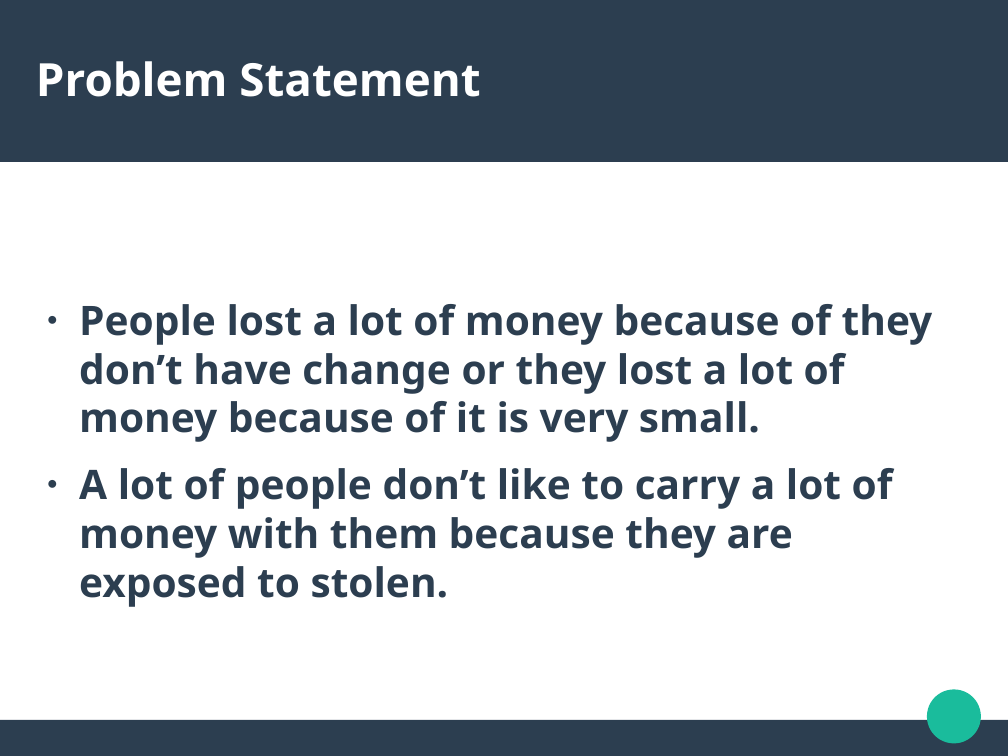
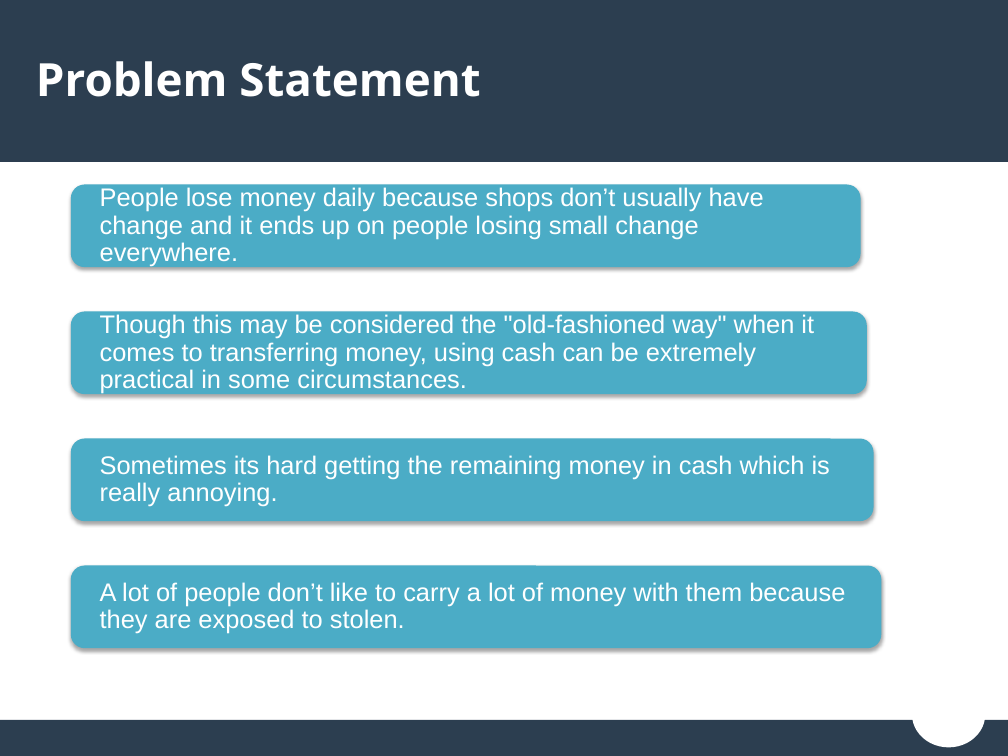
Before and after one commit to YoussifAssem/Parallel-Programming, a slide deck: slide 4 of Presentation/Presentation.pptx. Drawn at 1008x756 pixels with LibreOffice and Linux fonts; fonts in the diff are those of the drawing. Boxes give left, top, right and bottom in pixels: in the first picture for what was removed or moved away, otherwise in the second. Text is boxed around its words. In the diff, an @@ line names an element or a change of style, - is before the commit and + after.

Commit message:
ppt

```diff
--- a/Presentation/Presentation.pptx
+++ b/Presentation/Presentation.pptx
@@ text at (x1=79, y1=304, x2=933, y2=442): paragraph removed @@
-● People lost a lot of money because of they don’t have change or they lost a lot of money because of it is very small.
@@ group added at (x1=24, y1=185, x2=960, y2=678): 4 rectangles, 4 rounded rectangles, 3 texts @@
+People lose money daily because shops don’t usually have change and it ends up on people losing small change everywhere.
+Though this may be considered the "old-fashioned way" when it comes to transferring money, using cash can be extremely practical in some circumstances.
+Sometimes its hard getting the remaining money in cash which is really annoying.
@@ text "A lot of people don’t ..." moved from (x1=79, y1=304, x2=933, y2=607) to (x1=100, y1=582, x2=845, y2=634) @@
@@ text "A lot of people don’t ..." at (x1=100, y1=582, x2=845, y2=634): size 32 to 20 pt, font Noto Sans to Arial, text colour #2C3E50 to #FFFFFF, bold off; bullet ● to none; line spacing 1 to 0.9; less space between paragraphs @@
@@ ellipse added at (x1=914, y1=683, x2=984, y2=746), fill #FFFFFF, outline #FFFFFF 2 pt @@
```
Also in this commit, not shown: 7 other slides changed, 3 slides added, 1 slide removed.
